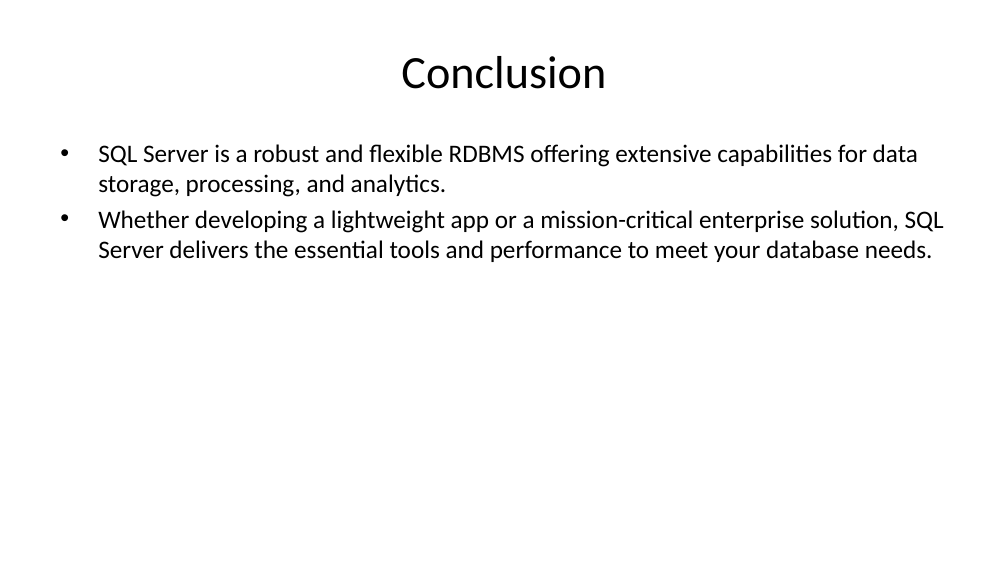
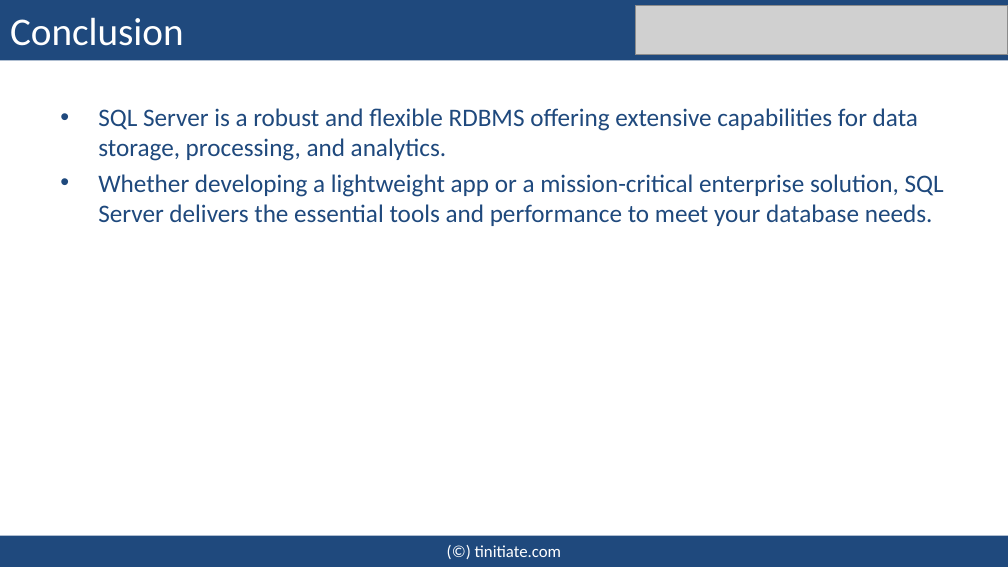
Before and after one commit to tinitiateprime/sqlserver, a slide deck: slide 6 of sqlserver-sql/sqlserver-introduction.pptx. Drawn at 1008x567 pixels with LibreOffice and Linux fonts; fonts in the diff are those of the drawing; grey boxes stand for pictures. Boxes give left, top, right and bottom in pixels: in the first picture for what was removed or moved away, otherwise in the second. Text is boxed around its words. In the diff, an @@ line names an element or a change of style, - is before the commit and + after.

```diff
--- a/sqlserver-sql/sqlserver-introduction.pptx
+++ b/sqlserver-sql/sqlserver-introduction.pptx
@@ rectangle "Conclusion" resized from (x1=401, y1=56, x2=606, y2=89) to (x1=0, y1=0, x2=1008, y2=60) @@
@@ rectangle "Conclusion" at (x1=0, y1=0, x2=1008, y2=60): size 33 to 28 pt, text colour #000000 to #FFFFFF; alignment centre to left; fill none to #1F497D @@
@@ picture added at (x1=635, y1=6, x2=1008, y2=55) @@
@@ text "SQL Server is a robust ..." moved from (x1=98, y1=144, x2=944, y2=262) to (x1=98, y1=108, x2=944, y2=226) @@
@@ text "SQL Server is a robust ..." at (x1=98, y1=108, x2=944, y2=226): text colour #000000 to #1F497D @@
@@ rectangle added at (x1=0, y1=535, x2=1008, y2=566), fill #1F497D, 12 pt, text #FFFFFF @@
+(©) tinitiate.com
```
Also in this commit, not shown: 4 other slides changed, 1 slide added, 1 slide removed, 25 other files.
